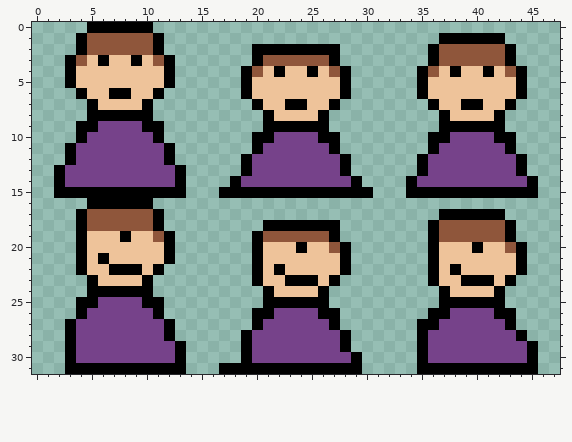
A pixel-art sprite gets an edit: assets/sprites/player-Sheet.png. This is how it looked before the edit.
The file is 48x32 pixels.
Once edited:
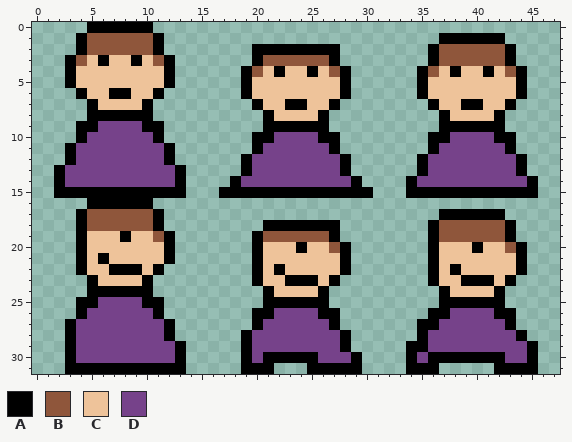
Palette (. is transparent): A #000000  B #8f563b  C #eec39a  D #76428a
Change:
y 29: x 34 . -> A
y 30: x 21..25 DDDDD -> AAAAA; x 34..42 .ADDDDDDD -> ADAAAAAAA
y 31: x 17..18 AA -> ..; x 22..24 AAA -> ...; x 34 . -> A; x 37..41 AAAAA -> .....
Where, in picture pixels (left, top, right, bottom), the same in both pictures:
changed: (406, 341, 505, 374)
changed: (219, 352, 318, 374)
